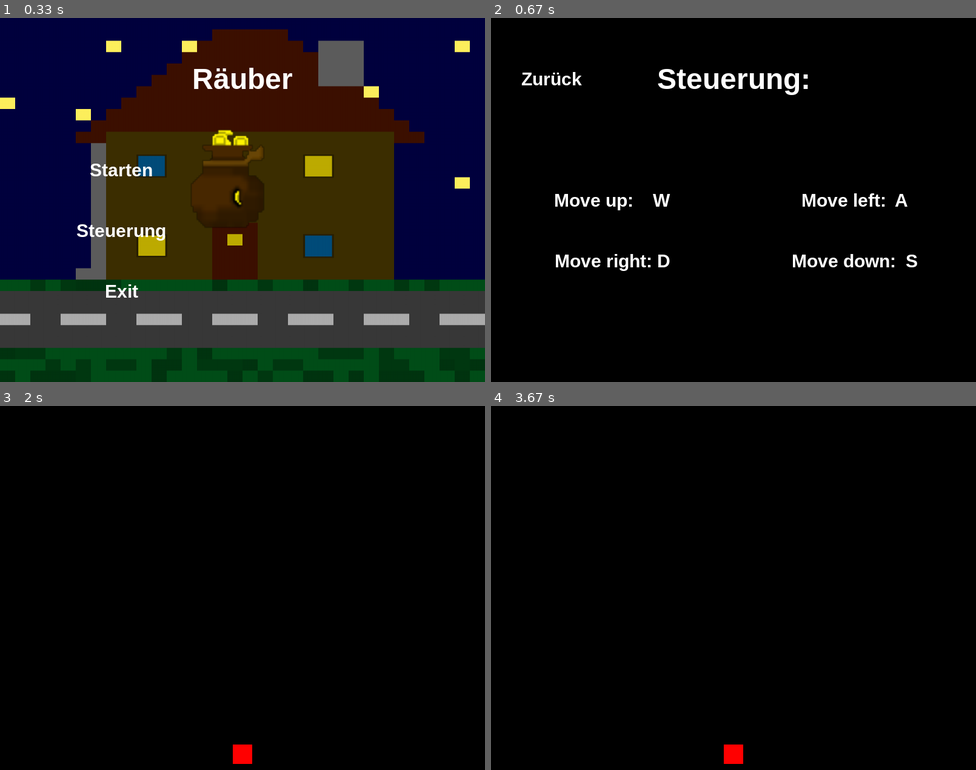
Above: before the commit, frames 1-4 (two rows, left to right).
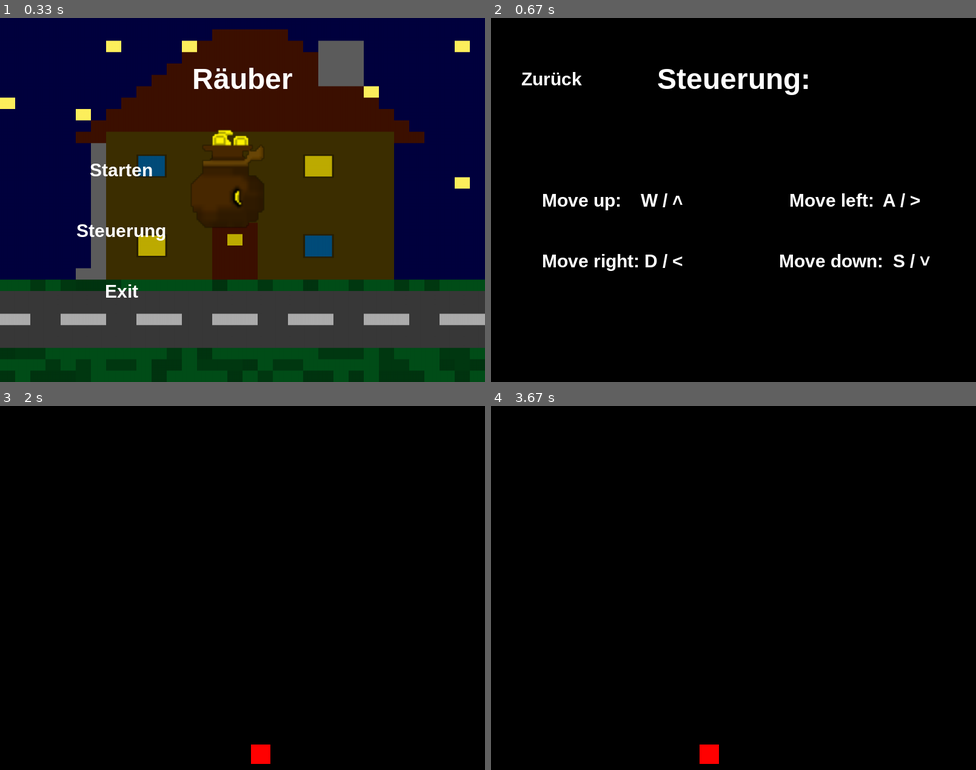
Above: after the commit, the same moments.

Repository: 25-26-1AHIF/pygameproject-rauber_david_jonas
Game: pygame game, started from game/main.py
Same seed, same stepped clock (60 frames per second), same inputs: the game is played once before the commit and once after it.
Inputs:
- Up to frame 1 (0.33 s): no input
- Up to frame 2 (0.67 s): click "Steuerung" at 0.38 s
- Up to frame 3 (2 s): tap Space at 0.67, 1.07, 1.37, 1.57, 1.87 s; hold S 1-1.47 s; hold Right 1-1.47 s; hold Right 1.5-1.97 s
- Up to frame 4 (3.67 s): hold W 2-2.3 s; tap Space at 2.07, 2.73, 3.03, 3.23, 3.53 s; click "Weiter Spielen" at 2.38 s; hold D 2.67-3.13 s; hold Left from 3.17 s (still down)

Frame 1 is identical in both runs. In frame 2, 2.3% of the frame differs, in the area x 10-91%, y 48-70%; in frame 3, 0.4%; in frame 4, 0.4%.

Commit message:
Steuerung Screen überarbeitet

Diff:
--- a/game/main.py
+++ b/game/main.py
@@ -1,7 +1,6 @@
 import pygame
 from game_variables.game_variables import GameVariables as gv
 from game_variables.game_variables import GameScreens as GameScreens
-from objects.sprites import Bilder
 from objects.Screens.Main_Screen import main_screen
 from objects.Screens.Play_Screen import play_screen
 from objects.Screens.Paused_Screen import paused_screen
--- a/game/objects/Screens/Steuerung_Screen.py
+++ b/game/objects/Screens/Steuerung_Screen.py
@@ -9,10 +9,10 @@
     str_text = gv.FONT_BIG.render("Steuerung:", True, "white")
     zurueck_text = gv.FONT_MIDDLE.render("Zurück", True, "white")
 
-    w_text = gv.FONT_MIDDLE.render("Move up:    W", True, "white")
-    a_text = gv.FONT_MIDDLE.render("Move left:  A", True, "white")
-    s_text = gv.FONT_MIDDLE.render("Move down:  S", True, "white")
-    d_text = gv.FONT_MIDDLE.render("Move right: D", True, "white")
+    w_text = gv.FONT_MIDDLE.render("Move up:    W / ˄", True, "white")
+    a_text = gv.FONT_MIDDLE.render("Move left:  A / ˃", True, "white")
+    s_text = gv.FONT_MIDDLE.render("Move down:  S / ˅", True, "white")
+    d_text = gv.FONT_MIDDLE.render("Move right: D / ˂", True, "white")
 
     pause_text_rect = str_text.get_rect(center=(gv.SCREEN_WIDTH / 2, 100))
     zurueck_text_rect = zurueck_text.get_rect(center=(100, 100))
--- a/game/objects/player.py
+++ b/game/objects/player.py
@@ -9,22 +9,22 @@
 
     def move(self) -> None:
         pressed_keys = pygame.key.get_pressed()
-        if pressed_keys[pygame.K_a]:
+        if pressed_keys[pygame.K_a] or pressed_keys[pygame.K_LEFT]:
             self.player_x_pos -= gv.player_v
             if self.player_x_pos <= 0:
                 self.player_x_pos = 0
 
-        if pressed_keys[pygame.K_d]:
+        if pressed_keys[pygame.K_d] or pressed_keys[pygame.K_RIGHT]:
             self.player_x_pos += gv.player_v
             if self.player_x_pos + gv.player_size >= gv.SCREEN_WIDTH:
                 self.player_x_pos = gv.SCREEN_WIDTH - gv.player_size
 
-        if pressed_keys[pygame.K_w]:
+        if pressed_keys[pygame.K_w] or pressed_keys[pygame.K_UP]:
             self.player_y_pos -= gv.player_v
             if self.player_y_pos <= 0:
                 self.player_y_pos = 0
 
-        if pressed_keys[pygame.K_s]:
+        if pressed_keys[pygame.K_s] or pressed_keys[pygame.K_DOWN]:
             self.player_y_pos += gv.player_v
             if self.player_y_pos + gv.player_size >= gv.SCREEN_HIGHT:
                 self.player_y_pos = gv.SCREEN_HIGHT - gv.player_size
